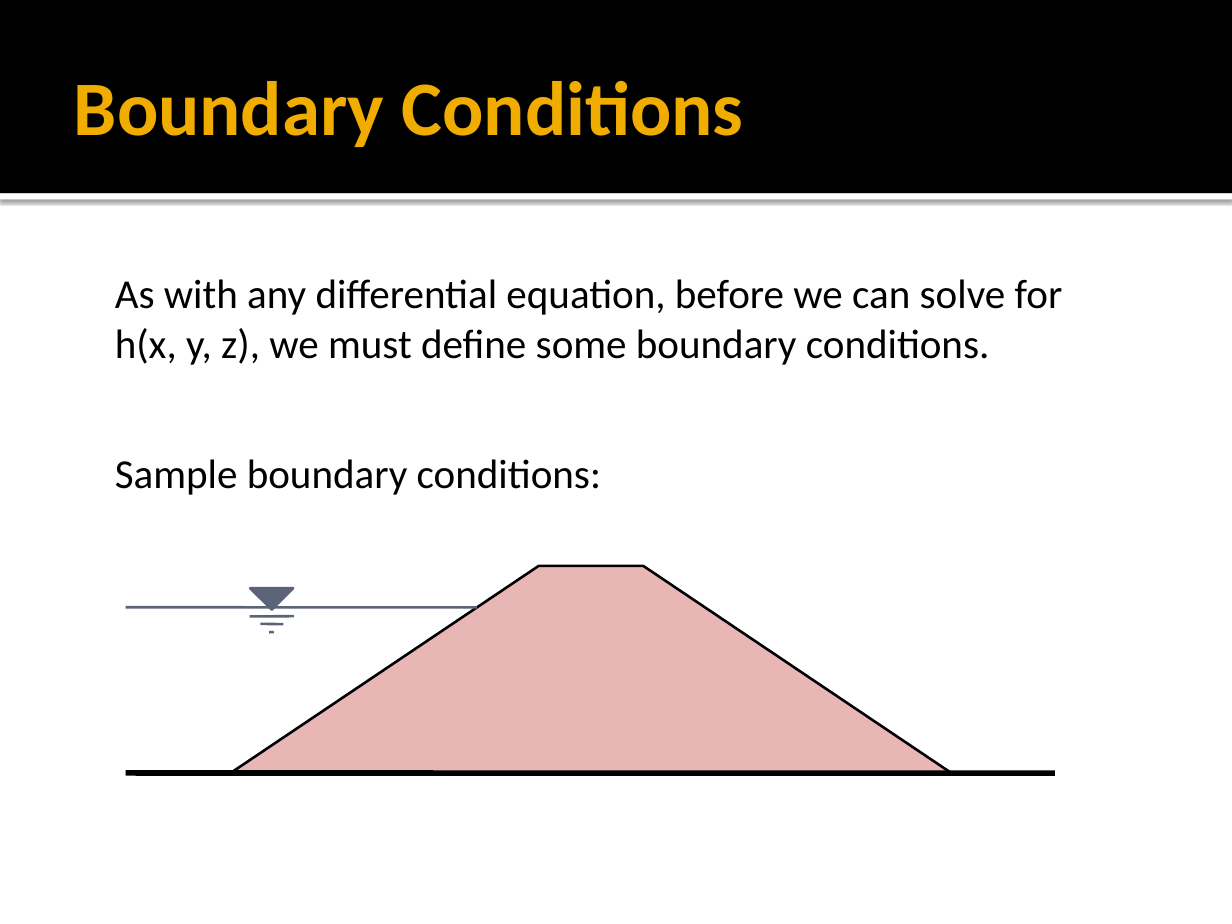
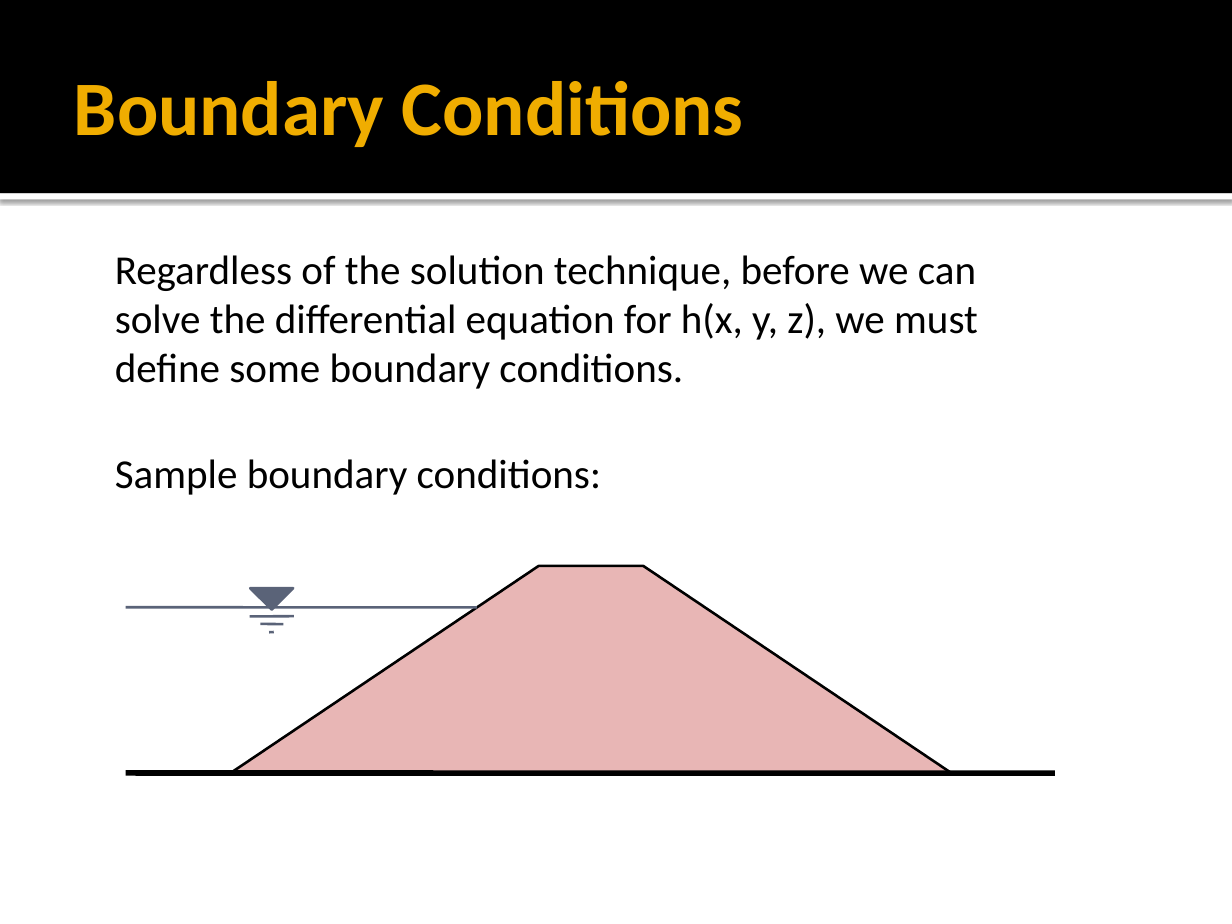
Before and after one commit to njones61/ce544, a slide deck: slide 17 of docs/unit1/05_goveqs/governing equations.pptx (slide 14 before the commit). Drawn at 1232x924 pixels with LibreOffice and Linux fonts; fonts in the diff are those of the drawing. Boxes give left, top, right and bottom in pixels: in the first picture for what was removed or moved away, otherwise in the second. Text is boxed around its words. In the diff, an @@ line names an element or a change of style, - is before the commit and + after.

```diff
--- a/docs/unit1/05_goveqs/governing equations.pptx
+++ b/docs/unit1/05_goveqs/governing equations.pptx
@@ text at (115, 255, 978, 389): text changed @@
-As with any differential equation, before we can solve for h(x, y, z), we must define some boundary conditions.
+Regardless of the solution technique, before we can solve the differential equation for h(x, y, z), we must define some boundary conditions.
```
Also in this commit, not shown: 9 other slides changed, 6 slides added, 4 slides removed, 1 other file.
